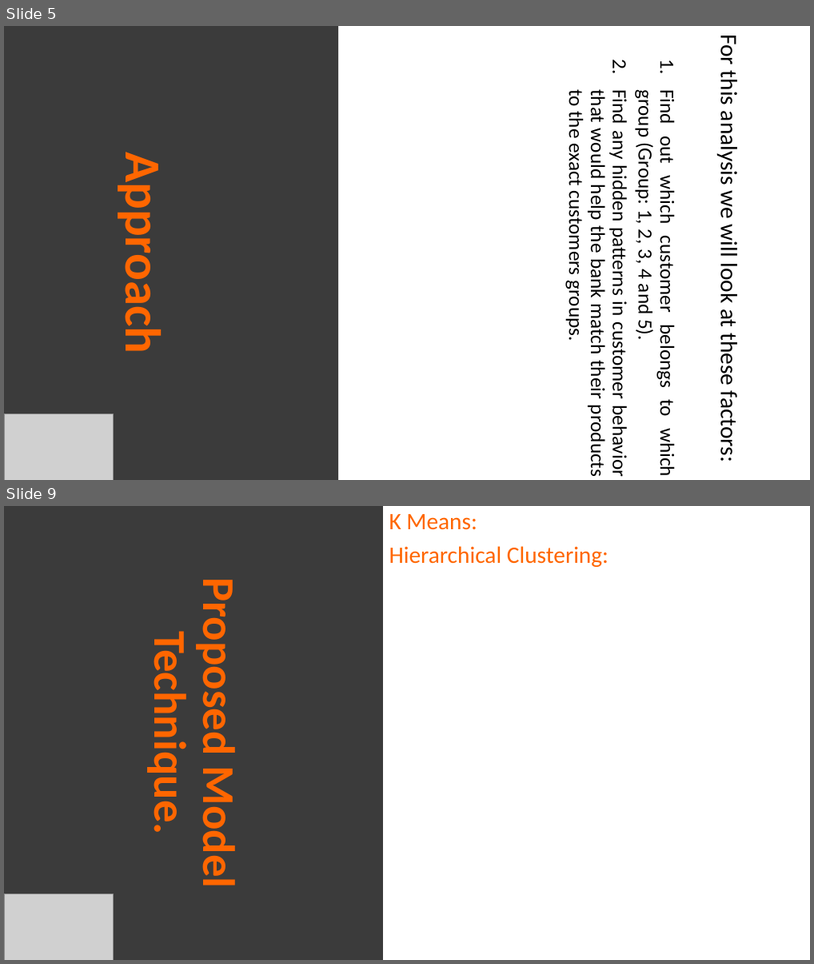
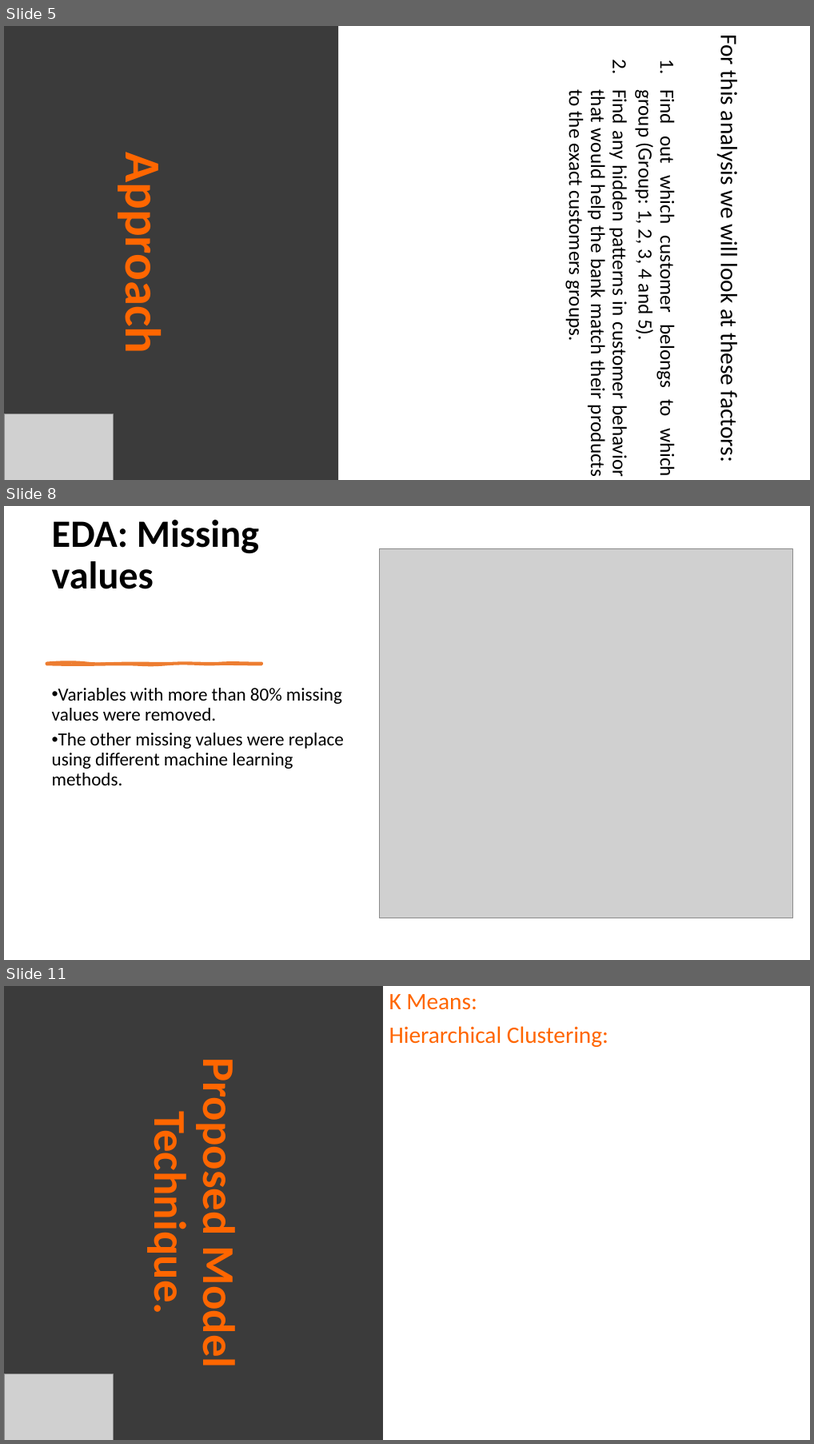
Before and after one commit to shelovescode000/CustomerSegmentationProject, a slide deck: DGI_Final_Report.potx. Shown one above the other, each under a label of ours: slides 5 and 9 before the commit, slides 5, 8 and 11 after it; the slides between them are not shown. The pictures are 814x964 and 814x1444 pixels, drawn with LibreOffice and Linux fonts; fonts in the diff are those of the drawing; grey boxes stand for pictures. Boxes give left, top, right and bottom in pixels: in the first picture for what was removed or moved away, otherwise in the second. Text is boxed around its words. In the diff, an @@ line names an element or a change of style, - is before the commit and + after.

```diff
--- a/DGI_Final_Report.potx
+++ b/DGI_Final_Report.potx
@@ slide 8 added at [4,506,810,960], background #FFFFFF @@
@@ title added at [52,520,259,589], 46 pt, text #000000, bold @@
+EDA: Missing values
@@ picture added at [380,548,794,917] @@
@@ freeform shape added at [46,664,262,664], fill #ED7D31, outline #ED7D31 3 pt @@
@@ text added at [52,688,344,785], 22 pt, text #000000 @@
+• Variables with more than 80% missing values were removed.
+• The other missing values were replace using different machine learning methods.
@@ what was slide 9 is now slide 11 @@
```
Also in this commit, not shown: 2 slides changed, 3 other slides added, 2 slides removed, 4 other files.
